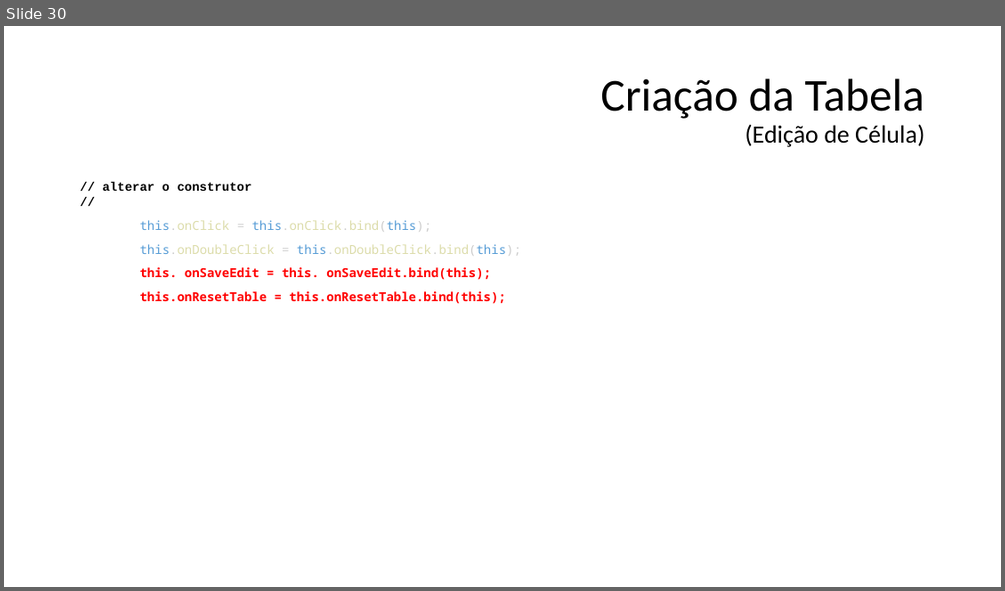
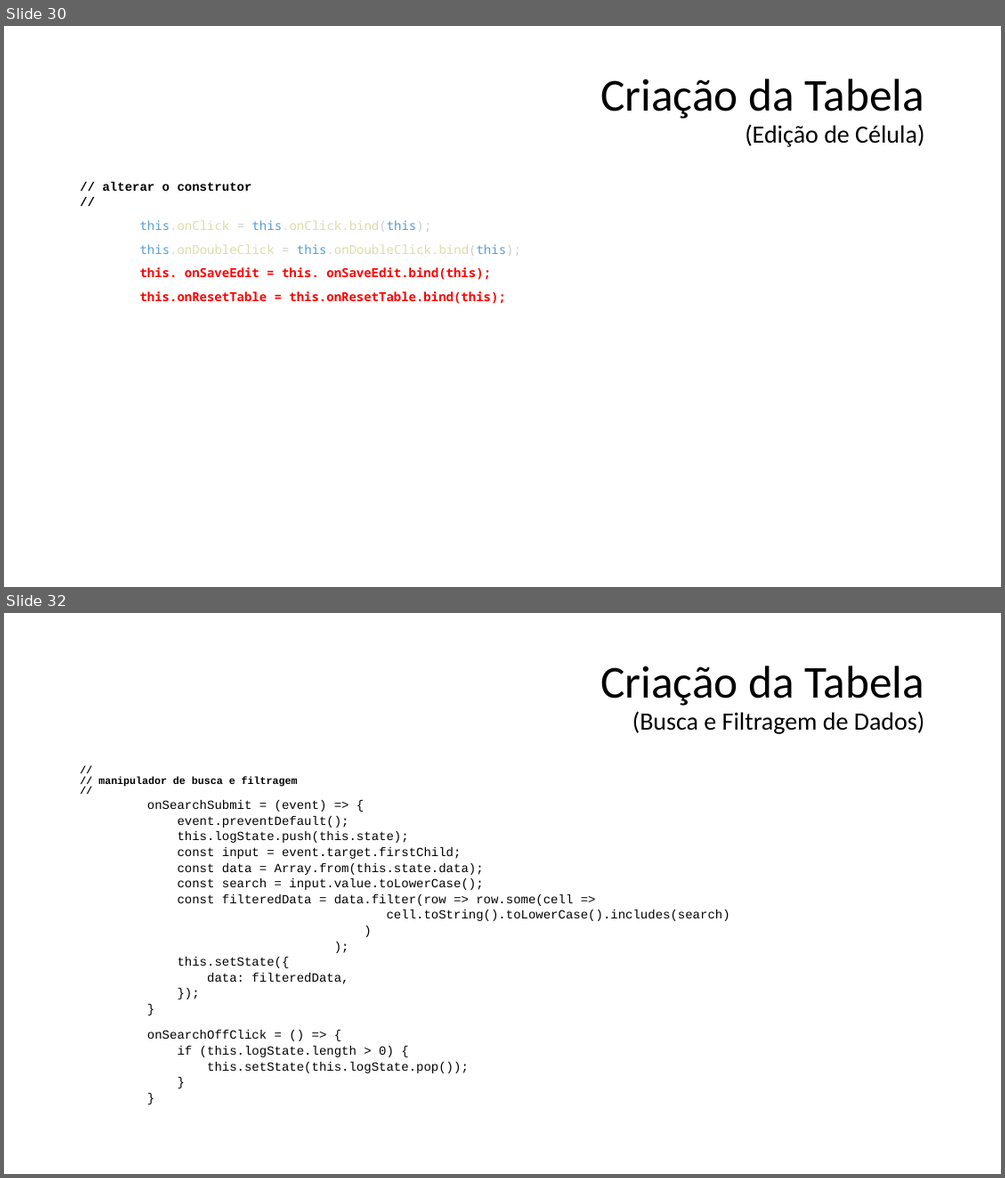
Before and after one commit to tadeumaffeis/PMAulas, a slide deck: 04 - Criação de Tabela com Controles/04 - Tabela com Controles.pptx. Shown one above the other, each under a label of ours: slide 30 before the commit, slides 30 and 32 after it; the slides between them are not shown. The pictures are 1005x591 and 1005x1178 pixels, drawn with LibreOffice and Linux fonts; fonts in the diff are those of the drawing. Boxes give left, top, right and bottom in pixels: in the first picture for what was removed or moved away, otherwise in the second. Text is boxed around its words. In the diff, an @@ line names an element or a change of style, - is before the commit and + after.

```diff
--- a/04 - Criação de Tabela com Controles/04 - Tabela com Controles.pptx
+++ b/04 - Criação de Tabela com Controles/04 - Tabela com Controles.pptx
@@ slide 32 added at bbox=[4, 613, 1001, 1174], background #FFFFFF @@
@@ title added at bbox=[600, 666, 925, 734], 24 pt, text #000000 @@
+Criação da Tabela
+(Busca e Filtragem de Dados)
@@ text added at bbox=[98, 776, 730, 1073], 12 pt, text #000000 @@
+//
+// manipulador de busca e filtragem
+//
+  onSearchSubmit = (event) => {
+  event.preventDefault();
+  this.logState.push(this.state);
+  const input = event.target.firstChild;
+  const data = Array.from(this.state.data);
+  const search = input.value.toLowerCase();
+  const filteredData = data.filter(row => row.some(cell =>
+  cell.toString().toLowerCase().includes(search)
+  )
+  );
+  this.setState({
+  data: filteredData,
+  });
+  }
+  onSearchOffClick = () => {
+  if (this.logState.length > 0) {
+  this.setState(this.logState.pop());
+  }
+  }
```
Also in this commit, not shown: 5 other slides added, 20 other files.
